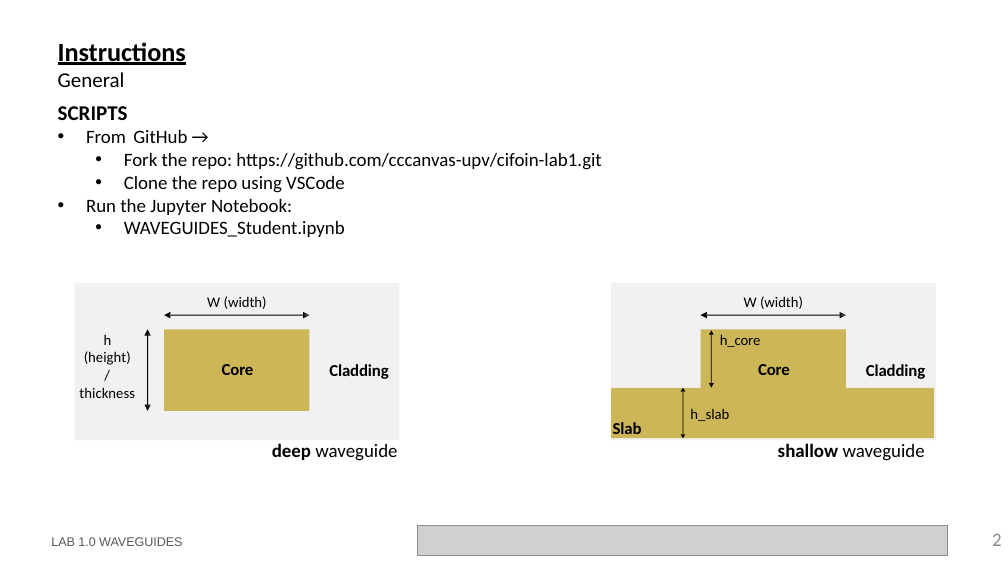
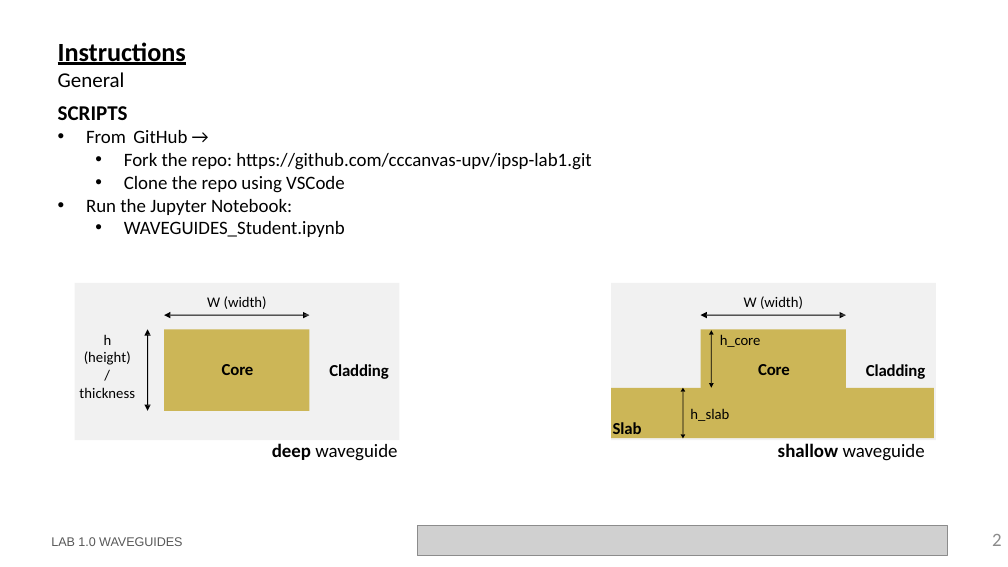
Before and after one commit to cccanvas-upv/ipsp-lab1, a slide deck: slide 2 of LabBook_10.pptx. Drawn at 1008x567 pixels with LibreOffice and Linux fonts; fonts in the diff are those of the drawing; grey boxes stand for pictures; background and template pictures are left out. Boxes give left, top, right and bottom in pixels: in the first picture for what was removed or moved away, otherwise in the second. Text is boxed around its words. In the diff, an @@ line names an element or a change of style, - is before the commit and + after.

```diff
--- a/LabBook_10.pptx
+++ b/LabBook_10.pptx
@@ text at [124, 153, 591, 170]: text changed @@
-  • Fork the repo: https://github.com/cccanvas-upv/cifoin-lab1.git
+  • Fork the repo: https://github.com/cccanvas-upv/ipsp-lab1.git
```
Also in this commit, not shown: 2 other slides changed, 1 slide removed, 1 other file.
